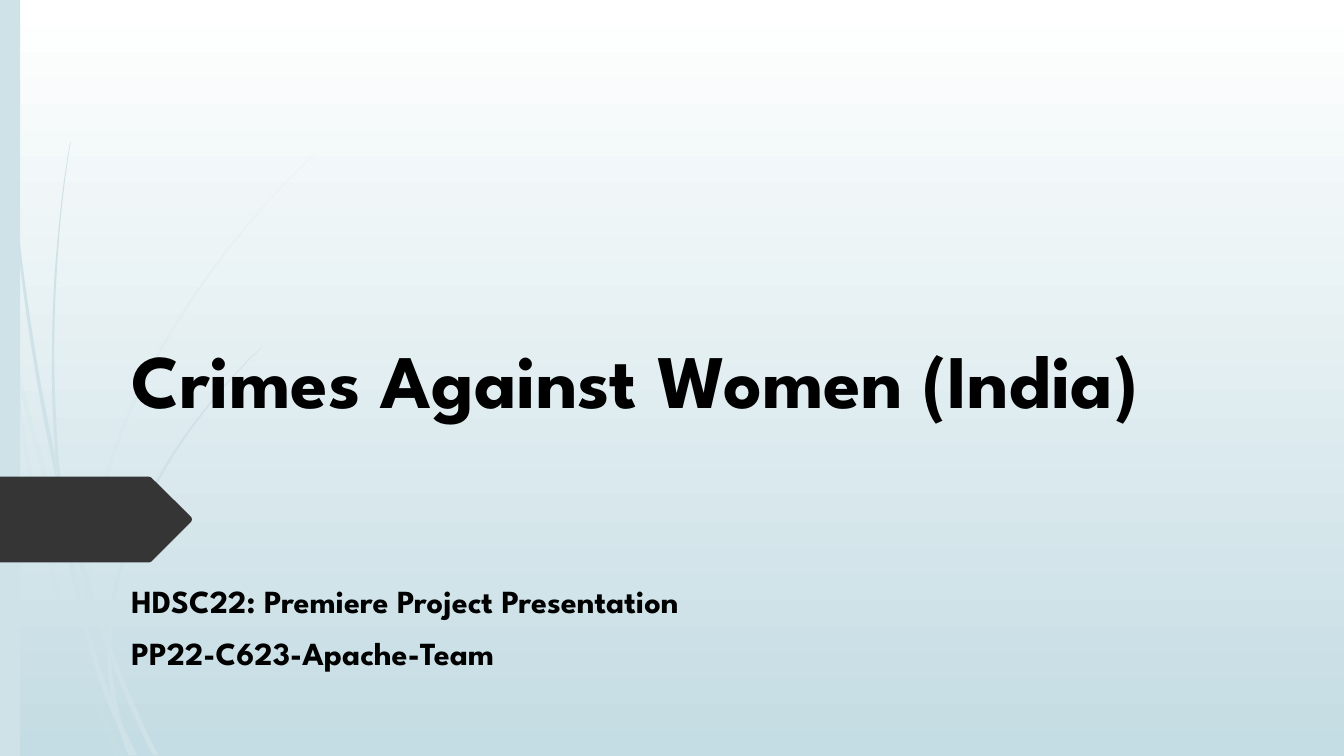
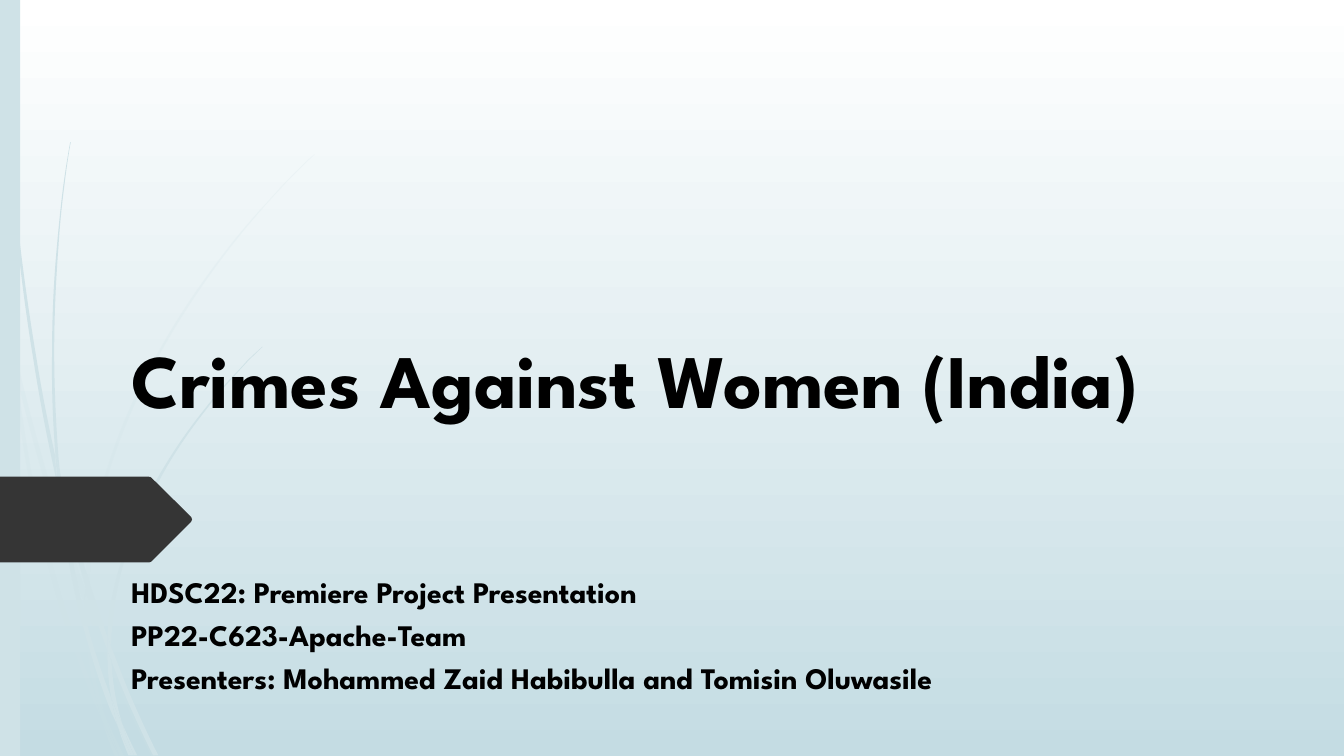
Before and after one commit to apacheteam/Crime-Against-Women-PP22-C623-APACHE-TEAM, a slide deck: slide 1 of PPT.pptx. Drawn at 1344x756 pixels with LibreOffice and Linux fonts; fonts in the diff are those of the drawing. Boxes give left, top, right and bottom in pixels: in the first picture for what was removed or moved away, otherwise in the second. Text is boxed around its words. In the diff, an @@ line names an element or a change of style, - is before the commit and + after.

```diff
--- a/PPT.pptx
+++ b/PPT.pptx
@@ subtitle at box(131, 583, 637, 653): size 23 to 21.3 pt in "HDSC22: Premiere Project Presentation", "PP22-C623-Apache-Team"; line spacing 1 to 0.8 @@
@@ subtitle at box(131, 668, 932, 690): paragraph added @@
+Presenters: Mohammed Zaid Habibulla and Tomisin Oluwasile
```
Also in this commit, not shown: 1 other file.
